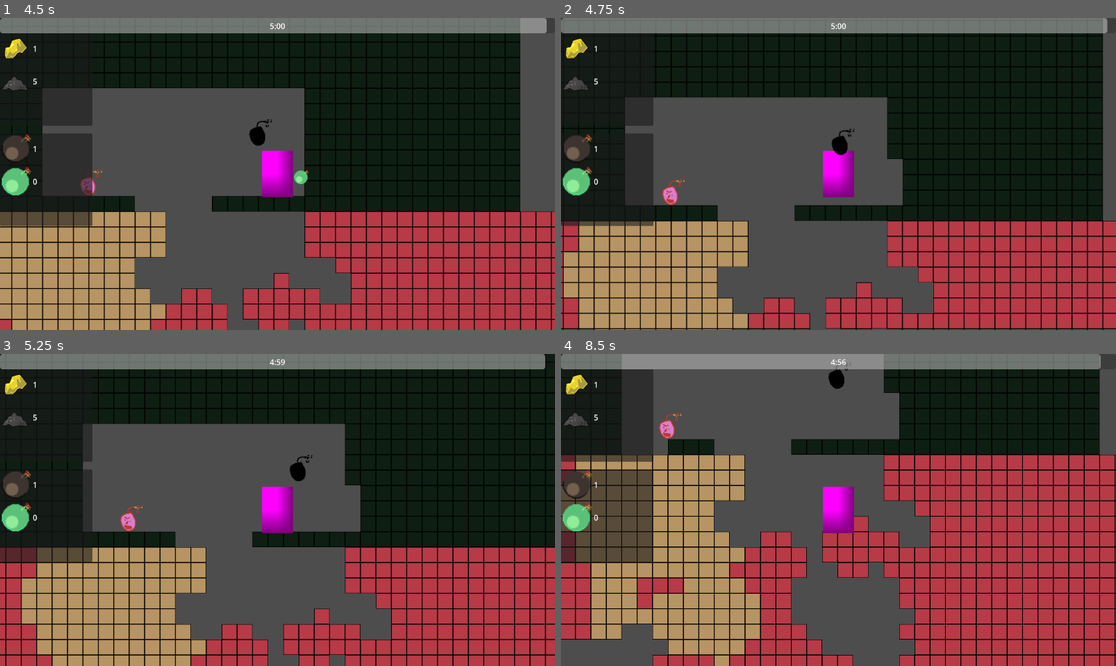
Above: before the commit, frames 1-4 (two rows, left to right).
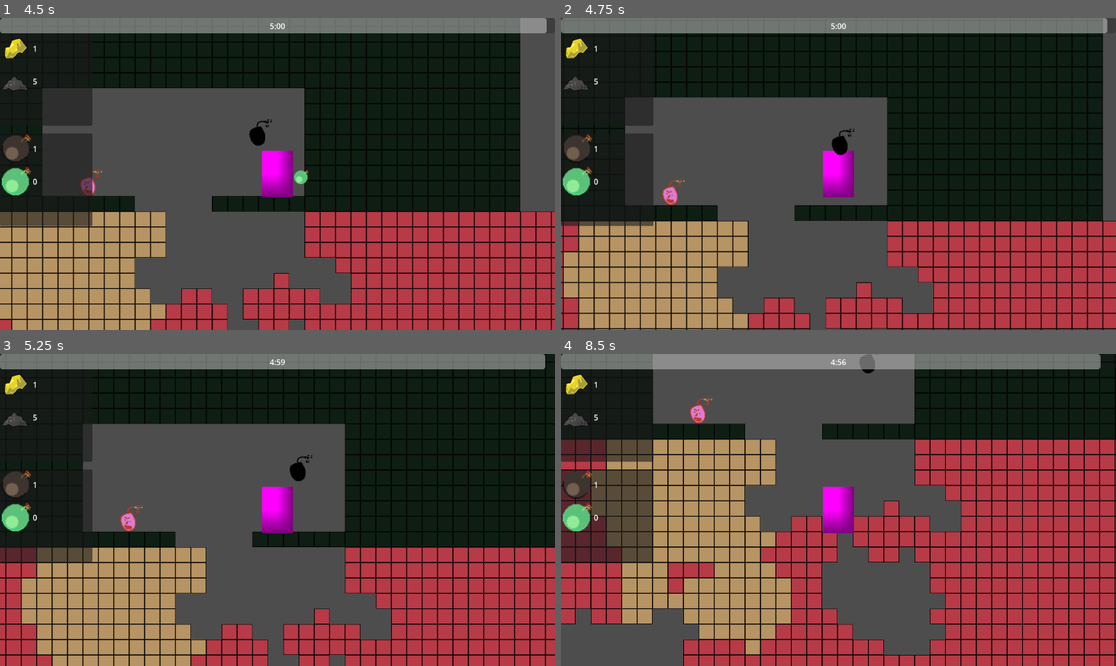
Above: after the commit, the same moments.

Repository: DevFTB/LD57
Game: Godot game, scene res://game.tscn
Two runs of this game, one before a commit and one after it. Both use one fixed random seed, a clock stepped at 60 frames per second and the inputs below.
Inputs (mouse positions are in pixels of both pictures, inside the frame that each line leads up to):
- Up to frame 1 (4.5 s): move the mouse to (399, 158) at 0.52 s; hold D (move_right) 0.53-2.03 s; tap E (interact) at 0.6, 4.35 s; tap W (jump) at 0.77, 1.52, 3.02, 3.77 s; move the mouse to (166, 189) at 1.27 s; tap 1 (select_bomb_1) at 1.35 s; move the mouse to (333, 105) at 2.02 s; hold A (move_left) 2.03-2.78 s; tap 2 (select_bomb_2) at 2.1 s; move the mouse to (249, 236) at 2.77 s; hold D (move_right) 2.78-4.28 s; tap 3 (select_bomb_3) at 2.85 s; move the mouse to (444, 220) at 3.52 s; click (444, 220) at 3.6 s; move the mouse to (111, 127) at 4.27 s; hold A (move_left) from 4.28 s (still down)
- Up to frame 2 (4.75 s): keep holding A (move_left); tap W (jump) at 4.52 s
- Up to frame 3 (5.25 s): move the mouse to (305, 510) at 5.02 s; release A (move_left) at 5.03 s; hold D (move_right) from 5.03 s (still down); tap 1 (select_bomb_1) at 5.1 s
- Up to frame 4 (8.5 s): move the mouse to (755, 432) at 5.77 s; release D (move_right) at 5.78 s; hold A (move_left) 5.78-7.28 s; tap 2 (select_bomb_2) at 5.85 s; tap W (jump) at 6.02, 6.77, 7.52 s; move the mouse to (960, 494) at 6.52 s; tap 3 (select_bomb_3) at 6.6 s; move the mouse to (727, 525) at 7.27 s; hold D (move_right) from 7.28 s (still down); click (727, 525) at 7.35 s; move the mouse to (894, 441) at 8.02 s; tap E (interact) at 8.1 s

Frame 1 is identical in both runs. In frame 2, 0.4% of the frame differs, in the area x 58-62%, y 45-61%; in frame 3, 0.4%; in frame 4, 27%, in the area x 0-100%, y 0-100%.

Commit message:
Added hardness check to tile destruction

Diff:
--- a/entities/throwables/bomb/bomb_type.gd
+++ b/entities/throwables/bomb/bomb_type.gd
@@ -6,5 +6,6 @@
 @export var bomb_scene: PackedScene = preload("res://entities/throwables/bomb/throwable_bomb_entity.tscn")
 
 @export_subgroup("Gameplay")
+@export var hardness: int = 1
 @export var is_perishable: bool = false
 @export var is_sticky: bool = false
--- a/world.gd
+++ b/world.gd
@@ -32,4 +32,8 @@
 				explosion_tiles.append(Vector2i(x, y))
 
 	for tile in explosion_tiles:
-		tilemap.set_cell(tile)
+		var tile_data: TileData = tilemap.get_cell_tile_data(tile)
+		if tile_data:
+			var tile_hardness: int = tile_data.get_custom_data("hardness")
+			if tile_hardness >= 0 and tile_hardness <= bomb.bomb_type.hardness:
+				tilemap.set_cell(tile)
